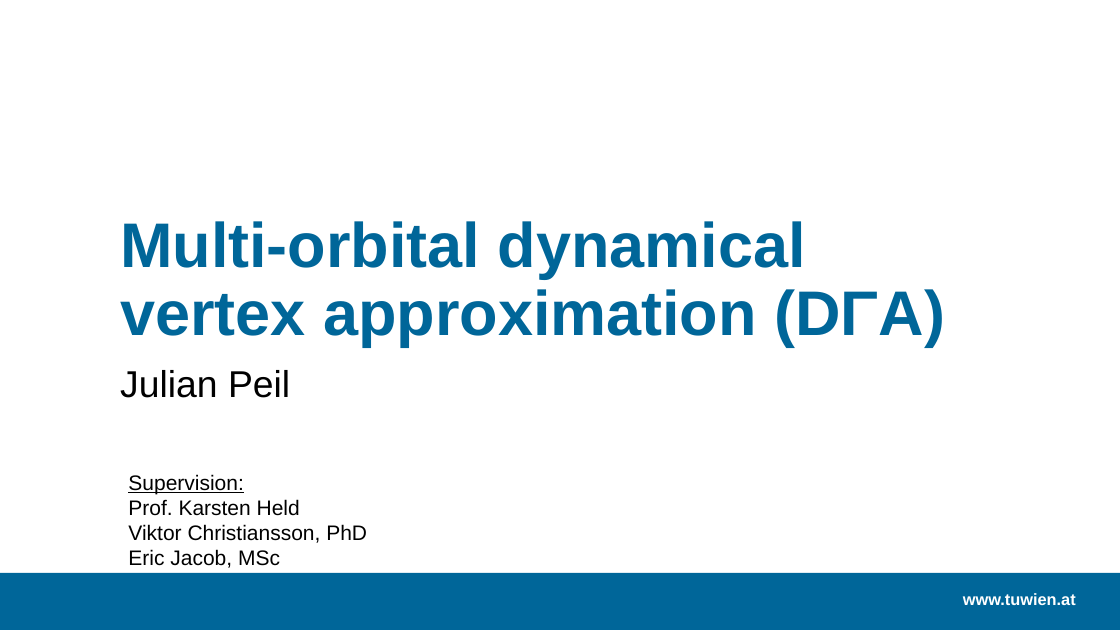
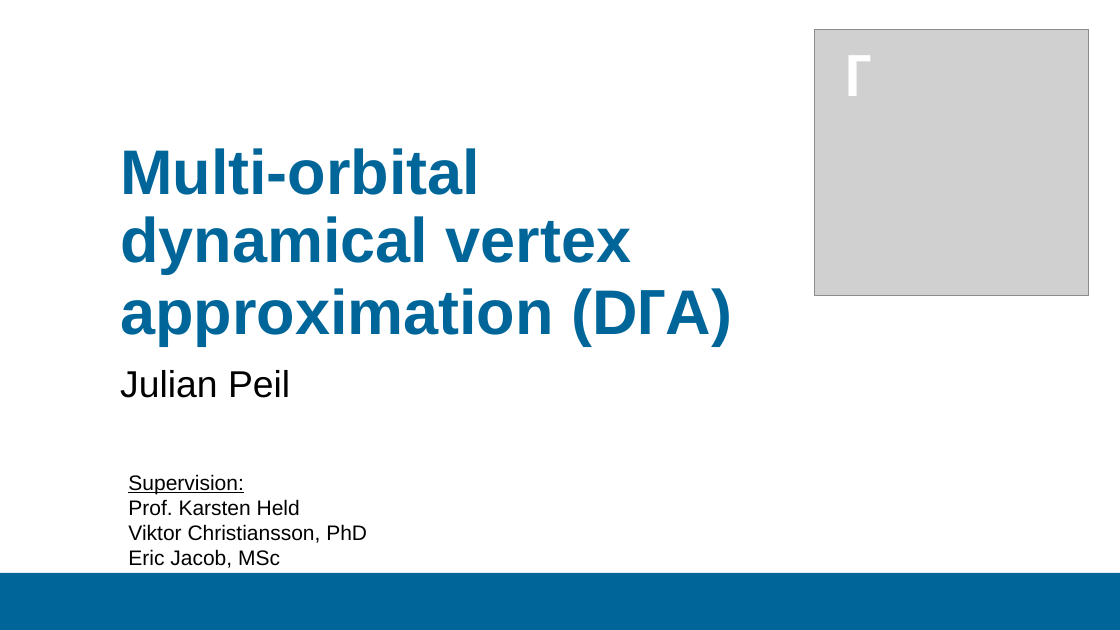
Before and after one commit to Julpe/MasterThesis, a slide deck: slide 1 of Chapters/Diploma_thesis_presentation.pptx. Drawn at 1120x630 pixels with LibreOffice and Linux fonts; fonts in the diff are those of the drawing; grey boxes stand for pictures; background and template pictures are left out. Boxes give left, top, right and bottom in pixels: in the first picture for what was removed or moved away, otherwise in the second. Text is boxed around its words. In the diff, an @@ line names an element or a change of style, - is before the commit and + after.

```diff
--- a/Chapters/Diploma_thesis_presentation.pptx
+++ b/Chapters/Diploma_thesis_presentation.pptx
@@ picture added at <box>815,29,1089,296</box> @@
@@ text added at <box>846,56,872,96</box>, 54 pt, text #FFFFFF, bold @@
+Γ
@@ title "Multi-orbital dynamical vertex approximation (DΓA)" at <box>120,148,632,345</box>: size 54 to 58 pt, font Arial to Calibri in "(DΓA)" @@
@@ text removed at <box>963,593,1076,605</box> @@
-www.tuwien.at
```
Also in this commit, not shown: 3 other slides changed, 2 slides added, 1 slide removed, 2 other files.
